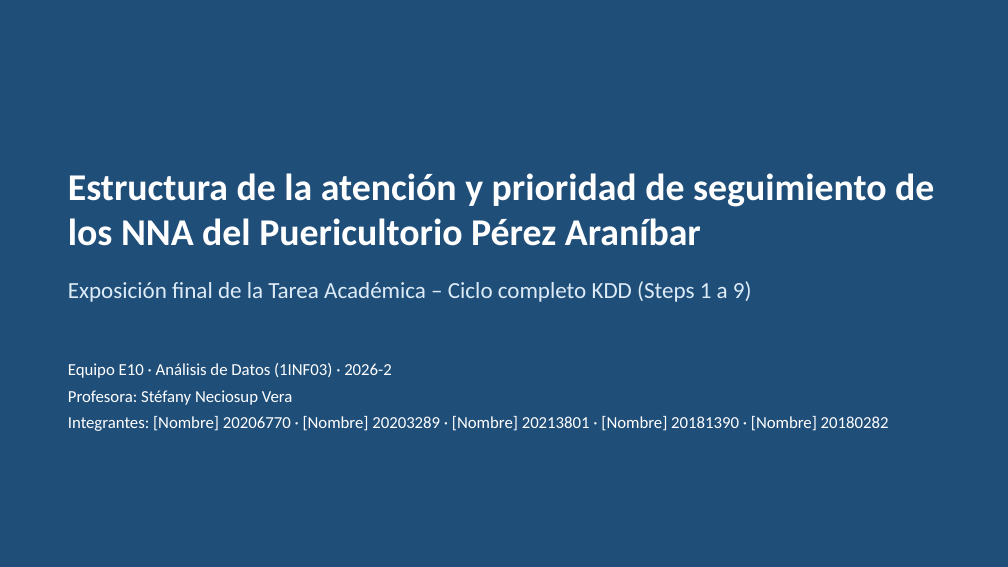
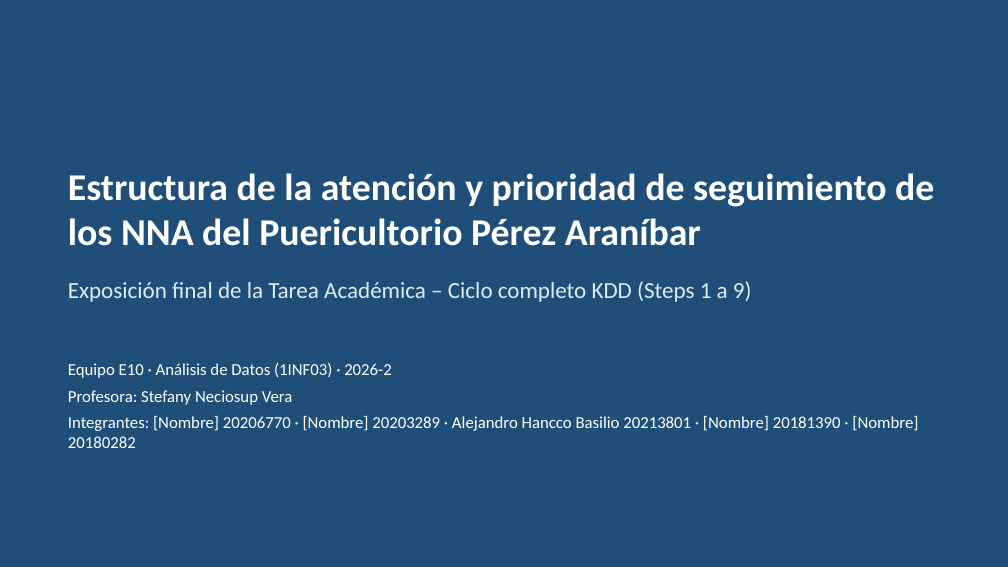
Before and after one commit to AlejandroHancco/TA_Analisis_Datos, a slide deck: slide 1 of entregables/Presentacion_Final_TA_E10.pptx. Drawn at 1008x567 pixels with LibreOffice and Linux fonts; fonts in the diff are those of the drawing. Boxes give left, top, right and bottom in pixels: in the first picture for what was removed or moved away, otherwise in the second. Text is boxed around its words. In the diff, an @@ line names an element or a change of style, - is before the commit and + after.

```diff
--- a/entregables/Presentacion_Final_TA_E10.pptx
+++ b/entregables/Presentacion_Final_TA_E10.pptx
@@ text at [68,390,918,448]: text changed @@
-Profesora: Stéfany Neciosup Vera
-Integrantes: [Nombre] 20206770 · [Nombre] 20203289 · [Nombre] 20213801 · [Nombre] 20181390 · [Nombre] 20180282
+Profesora: Stefany Neciosup Vera
+Integrantes: [Nombre] 20206770 · [Nombre] 20203289 · Alejandro Hancco Basilio 20213801 · [Nombre] 20181390 · [Nombre] 20180282
```
Also in this commit, not shown: 3 other slides changed, 1 slide added, 10 other files.
